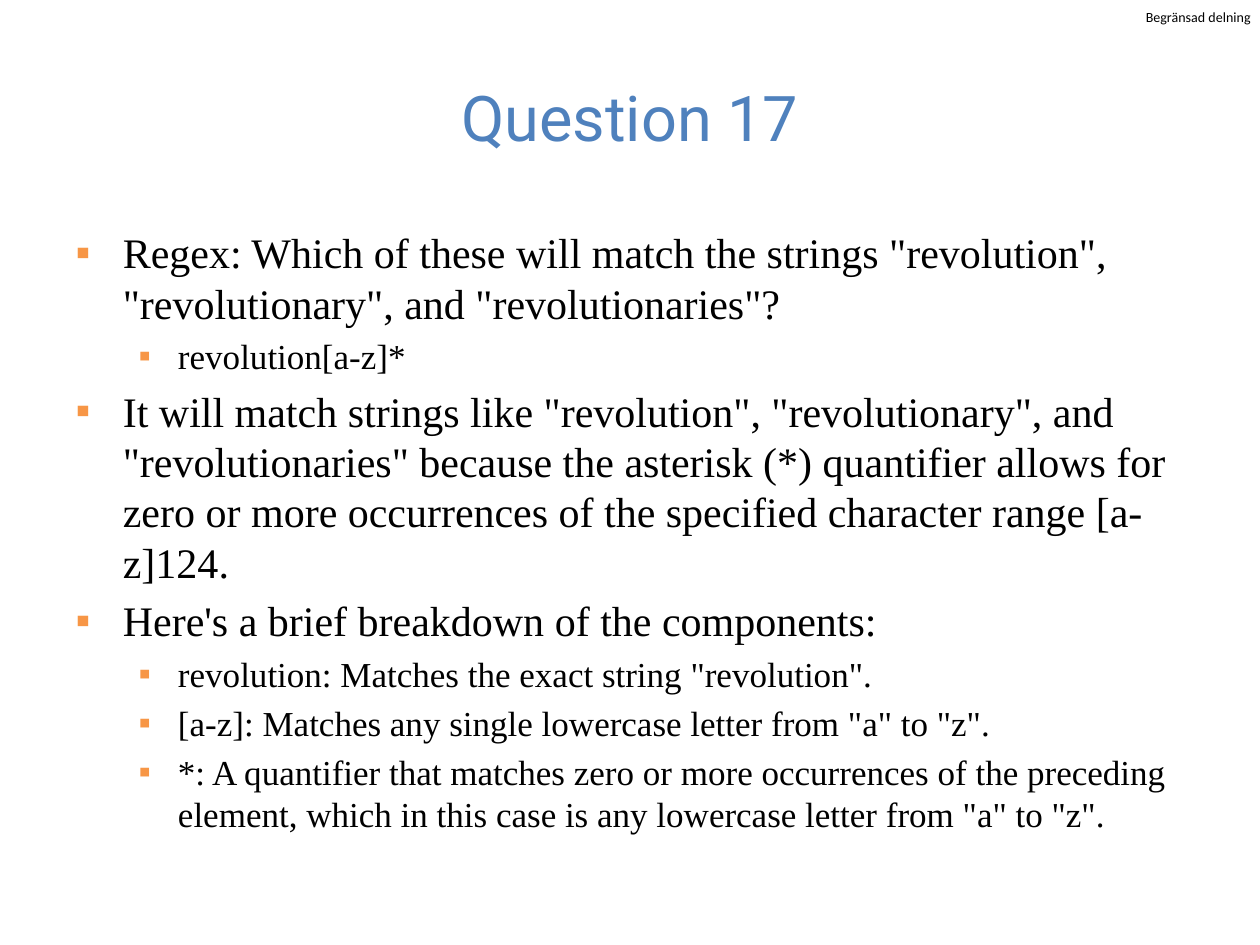
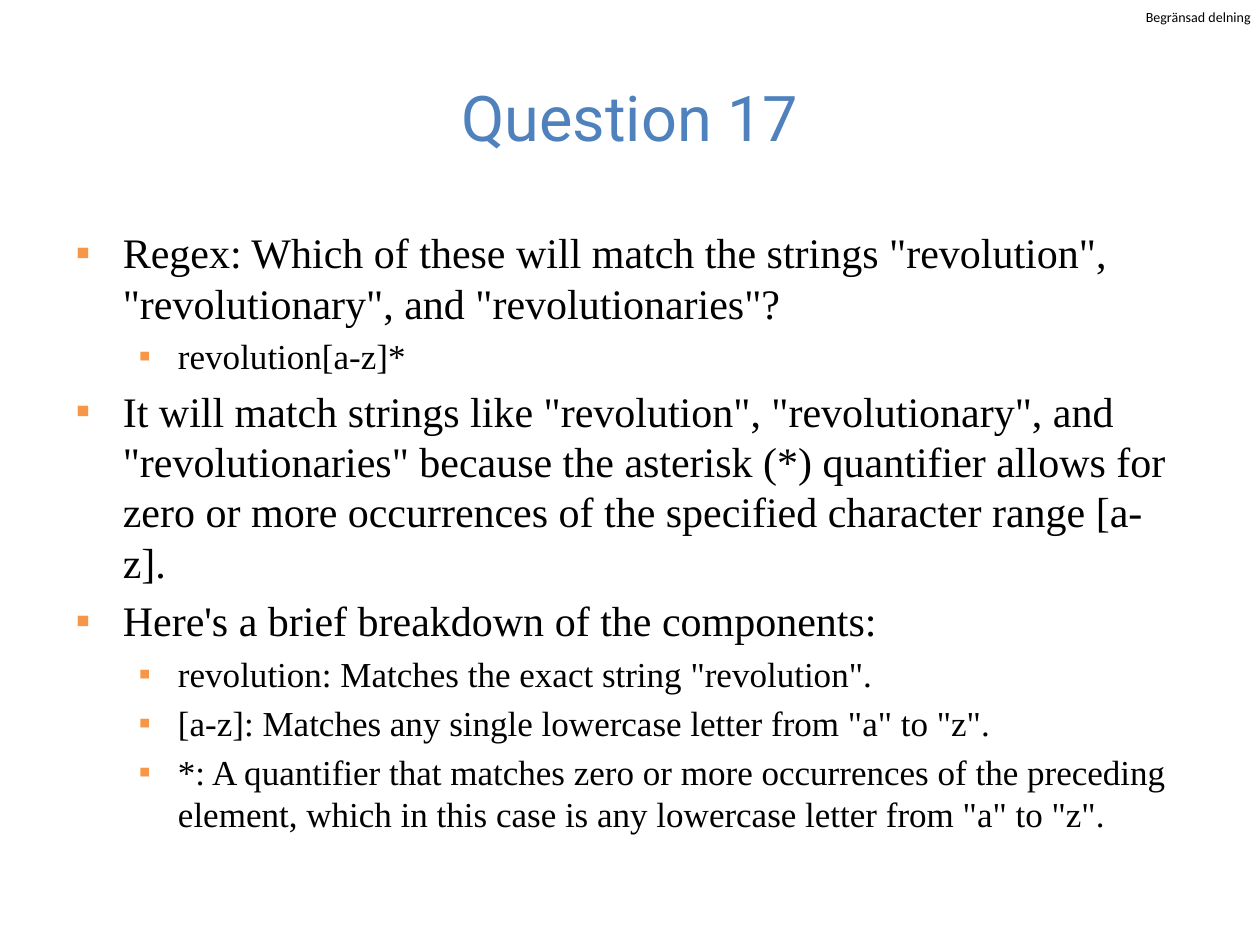
Before and after one commit to guhofstra/CSC111Fa25, a slide deck: slide 11 of PPTs/Quiz/MidtermExam2024.pptx. Drawn at 1260x945 pixels with LibreOffice and Linux fonts; fonts in the diff are those of the drawing. Boxes give left, top, right and bottom in pixels: in the first picture for what was removed or moved away, otherwise in the second. Text is boxed around its words. In the diff, an @@ line names an element or a change of style, - is before the commit and + after.

```diff
--- a/PPTs/Quiz/MidtermExam2024.pptx
+++ b/PPTs/Quiz/MidtermExam2024.pptx
@@ text at (x1=123, y1=398, x2=1165, y2=584): text changed @@
-▪ It will match strings like "revolution", "revolutionary", and "revolutionaries" because the asterisk (*) quantifier allows for zero or more occurrences of the specified character range [a-z]124.
+▪ It will match strings like "revolution", "revolutionary", and "revolutionaries" because the asterisk (*) quantifier allows for zero or more occurrences of the specified character range [a-z].
```
Also in this commit, not shown: 13 other slides changed, 2 slides added, 2 other files.
